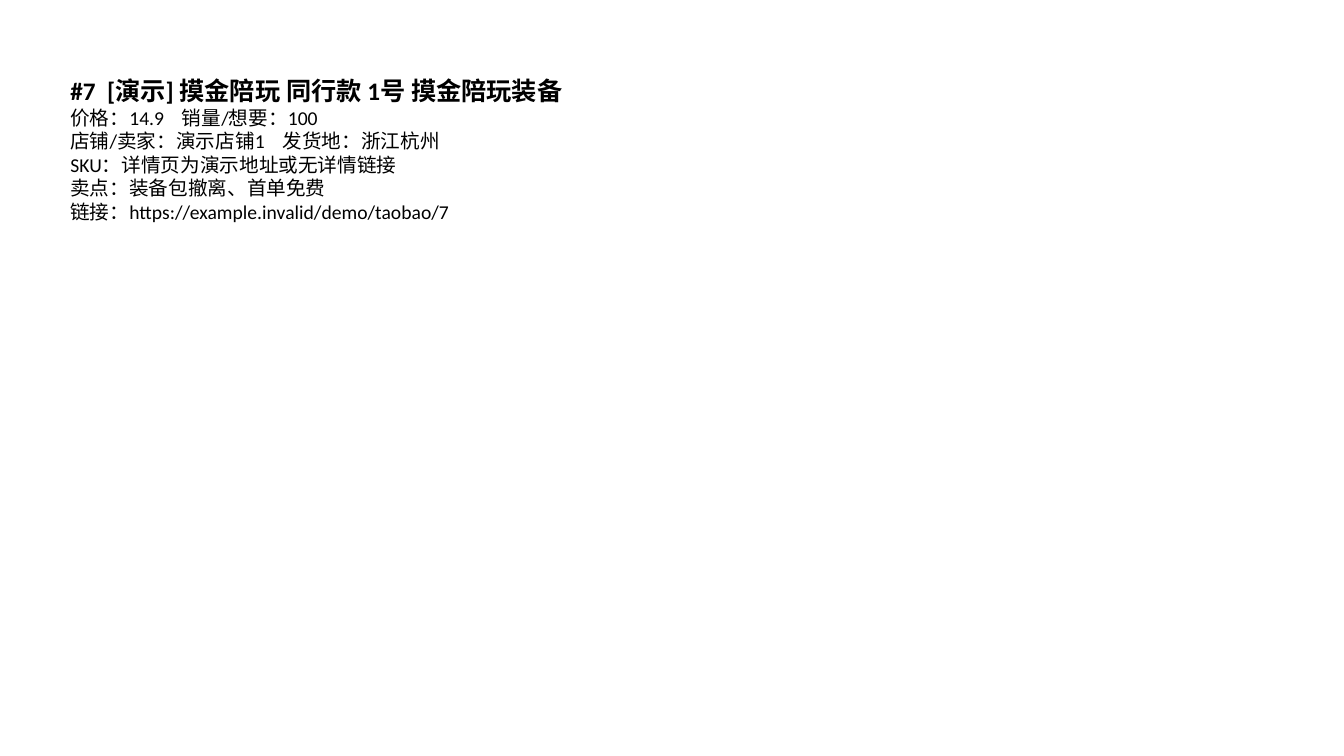
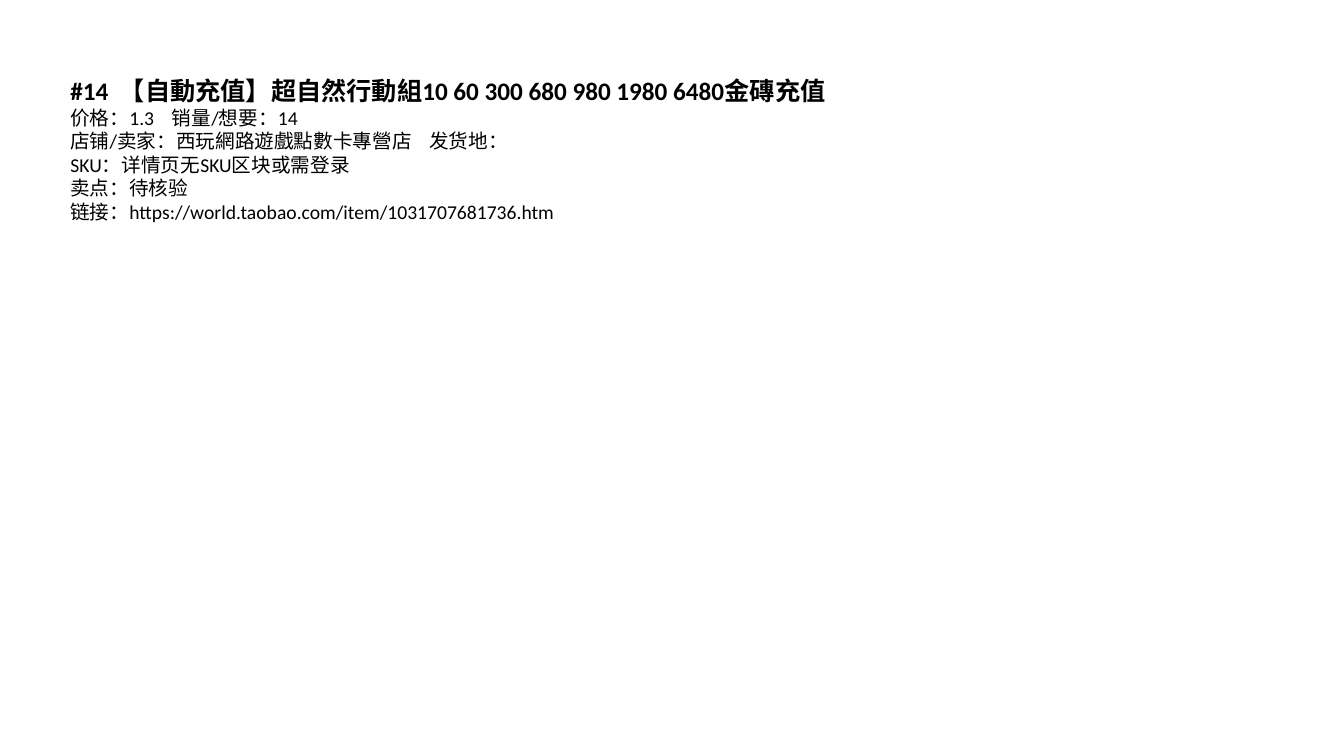
Before and after one commit to 02zhuniu-ship-it/-, a slide deck: slide 15 of archive/2026-09-30/taobao/PPT报告/淘宝同行爆款分析-2026-09-30.pptx (slide 8 before the commit). Drawn at 1344x756 pixels with LibreOffice and Linux fonts; fonts in the diff are those of the drawing. Boxes give left, top, right and bottom in pixels: in the first picture for what was removed or moved away, otherwise in the second. Text is boxed around its words. In the diff, an @@ line names an element or a change of style, - is before the commit and + after.

```diff
--- a/archive/2026-09-30/taobao/PPT报告/淘宝同行爆款分析-2026-09-30.pptx
+++ b/archive/2026-09-30/taobao/PPT报告/淘宝同行爆款分析-2026-09-30.pptx
@@ text at [70, 78, 825, 222]: text changed @@
-#7 [演示] 摸金陪玩 同行款 1号 摸金陪玩装备
-价格：14.9 销量/想要：100
-店铺/卖家：演示店铺1 发货地：浙江杭州
-SKU：详情页为演示地址或无详情链接
-卖点：装备包撤离、首单免费
-链接：https://example.invalid/demo/taobao/7
+#14 【自動充值】超自然行動組10 60 300 680 980 1980 6480金磚充值
+价格：1.3 销量/想要：14
+店铺/卖家：西玩網路遊戲點數卡專營店 发货地：
+SKU：详情页无SKU区块或需登录
+卖点：待核验
+链接：https://world.taobao.com/item/1031707681736.htm
```
Also in this commit, not shown: 10 other slides changed, 5 slides added, 42 other files.
